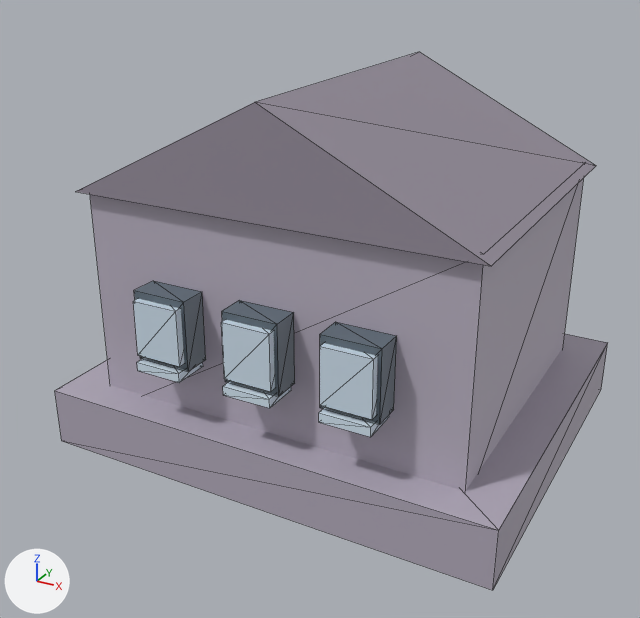
Renders of the glTF model models/building-small-b.glb from each side of a commit.
Before and after are seen from a camera (50 mm lens) standing at (0.84, -1.654, 1.086) and looking at (-0.027, -0.079, 0.299). The axes (+X, +Y, +Z) are drawn at lower left. The lights are the same throughout. The picture after the commit comes second. Mesh edges are drawn as thin lines. Where no turn or scale is listed for an object, it has been applied to the vertices.

Names of what the first picture shows: 'geometry_0'.
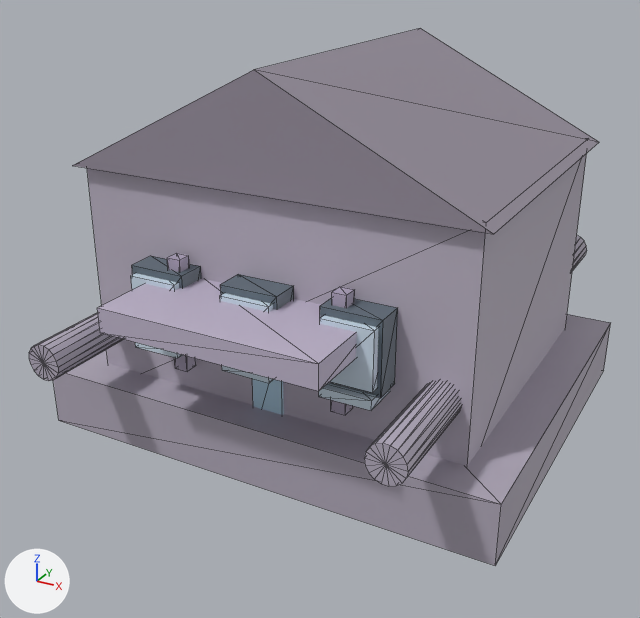
Pixel boxes [x1, y1, x2, y2] of what changed, in the pictures (640 x 618 px; the box of a moved part takes in the faces that stretch with it):
'geometry_0', reshaped: before [55, 52, 608, 590]; after [29, 28, 611, 566]
part 1 of me_geometry_0, moved or reshaped: before [55, 334, 608, 590]; after [53, 314, 611, 566]
part 2 of me_geometry_0, moved or reshaped: before [90, 178, 584, 491]; after [87, 153, 587, 466]
part 3 of me_geometry_0, moved or reshaped: before [75, 52, 596, 266]; after [72, 28, 599, 234]
part 4 of me_geometry_0, moved or reshaped: before [134, 281, 206, 371]; after [132, 256, 201, 288]
part 5 of me_geometry_0, moved or reshaped: before [133, 299, 184, 367]; after [131, 273, 179, 290]
part 6 of me_geometry_0, moved or reshaped (mostly hidden afterwards): before [137, 358, 203, 383]; after [135, 342, 182, 358]
part 7 of me_geometry_0, moved or reshaped: before [222, 300, 295, 397]; after [220, 274, 294, 310]
part 8 of me_geometry_0, moved or reshaped: before [221, 320, 275, 392]; after [220, 293, 273, 312]
part 9 of me_geometry_0, moved or reshaped: before [223, 382, 291, 408]; after [222, 366, 274, 383]
part 10 of me_geometry_0, moved or reshaped: before [320, 322, 397, 424]; after [320, 298, 398, 398]
part 11 of me_geometry_0, moved or reshaped: before [320, 343, 378, 419]; after [320, 315, 378, 393]
part 12 of me_geometry_0, moved or reshaped: before [319, 408, 389, 437]; after [319, 383, 390, 411]
part 13 of me_geometry_0, added (blue): after [252, 379, 284, 415]
part 14 of me_geometry_0, added: after [97, 278, 357, 391]
part 15 of me_geometry_0, added: after [167, 253, 196, 371]
part 16 of me_geometry_0, added: after [331, 287, 355, 415]
part 17 of me_geometry_0, added: after [29, 313, 124, 381]
part 18 of me_geometry_0, added: after [572, 235, 587, 271]
part 19 of me_geometry_0, added: after [364, 381, 461, 486]

Edits to the bpy script that builds the scene:
```text
Change me_geometry_0:
    used by ob_geometry_0; location = (0.0, 0.0, 0.0)
    remove me_geometry_0.from_pydata(...)  # 94 vertices, 140 faces; spans x -0.51..0.51, y -0.42..0.42, z 0.0..0.8
    add me_geometry_0.from_pydata(...)  # 294 vertices, 500 faces; spans x -0.51..0.51, y -0.573..0.573, z 0.0..0.854
    me_geometry_0 part 1: the loose piece of 8 vertices spanning x -0.51..0.51, y -0.42..0.42, z 0.0..0.13 is moved by (0.0, 0.0, 0.054)
    me_geometry_0 part 2: the loose piece of 8 vertices spanning x -0.42..0.42, y -0.34..0.34, z 0.07..0.59 is moved by (0.0, 0.0, 0.054)
    me_geometry_0 part 3: the loose piece of 6 vertices spanning x -0.44..0.44, y -0.36..0.36, z 0.58..0.8 is moved by (0.0, 0.0, 0.054)
    me_geometry_0 part 4: the loose piece of 8 vertices spanning x -0.272..-0.15, y -0.4..-0.34, z 0.26..0.411 is moved by (0.0, 0.0, 0.054)
    me_geometry_0 part 5: the loose piece of 8 vertices spanning x -0.264..-0.158, y -0.415..-0.345, z 0.275..0.395 is moved by (0.0, 0.0, 0.054)
    me_geometry_0 part 6: the loose piece of 8 vertices spanning x -0.264..-0.158, y -0.42..-0.34, z 0.242..0.262 is moved by (0.0, 0.0, 0.054)
    me_geometry_0 part 7: the loose piece of 8 vertices spanning x -0.061..0.061, y -0.4..-0.34, z 0.26..0.411 is moved by (0.0, 0.0, 0.054)
    me_geometry_0 part 8: the loose piece of 8 vertices spanning x -0.053..0.053, y -0.415..-0.345, z 0.275..0.395 is moved by (0.0, 0.0, 0.054)
    me_geometry_0 part 9: the loose piece of 8 vertices spanning x -0.053..0.053, y -0.42..-0.34, z 0.242..0.262 is moved by (0.0, 0.0, 0.054)
    me_geometry_0 part 10: the loose piece of 8 vertices spanning x 0.15..0.272, y -0.4..-0.34, z 0.26..0.411 is moved by (0.0, 0.0, 0.054)
    me_geometry_0 part 11: the loose piece of 8 vertices spanning x 0.158..0.264, y -0.415..-0.345, z 0.275..0.395 is moved by (0.0, 0.0, 0.054)
    me_geometry_0 part 12: the loose piece of 8 vertices spanning x 0.158..0.264, y -0.42..-0.34, z 0.242..0.262 is moved by (0.0, 0.0, 0.054)
    me_geometry_0 part 13: a new loose piece, a box spanning x -0.034..0.034, y -0.345..-0.295, z 0.111..0.345, in mat_defaultmaterial
    me_geometry_0 part 14: a new loose piece, a box spanning x -0.23..0.23, y -0.55..-0.29, z 0.389..0.439, in mat_defaultmaterial
    me_geometry_0 part 15: a new loose piece, a box spanning x -0.195..-0.165, y -0.385..-0.355, z 0.249..0.489, in mat_defaultmaterial
    me_geometry_0 part 16: a new loose piece, a box spanning x 0.165..0.195, y -0.385..-0.355, z 0.249..0.489, in mat_defaultmaterial
    me_geometry_0 part 17: a new loose piece, an 18-sided cylinder along y spanning x -0.401..-0.325, y -0.573..-0.073, z 0.267..0.341, in mat_defaultmaterial
    me_geometry_0 part 18: a new loose piece, an 18-sided cylinder along y spanning x 0.325..0.401, y 0.073..0.573, z 0.267..0.341, in mat_defaultmaterial
    me_geometry_0 part 19: a new loose piece, an 18-sided cylinder along y spanning x 0.325..0.401, y -0.573..-0.073, z 0.267..0.341, in mat_defaultmaterial
    other edits to the shape of me_geometry_0 do not show in these pictures
```
